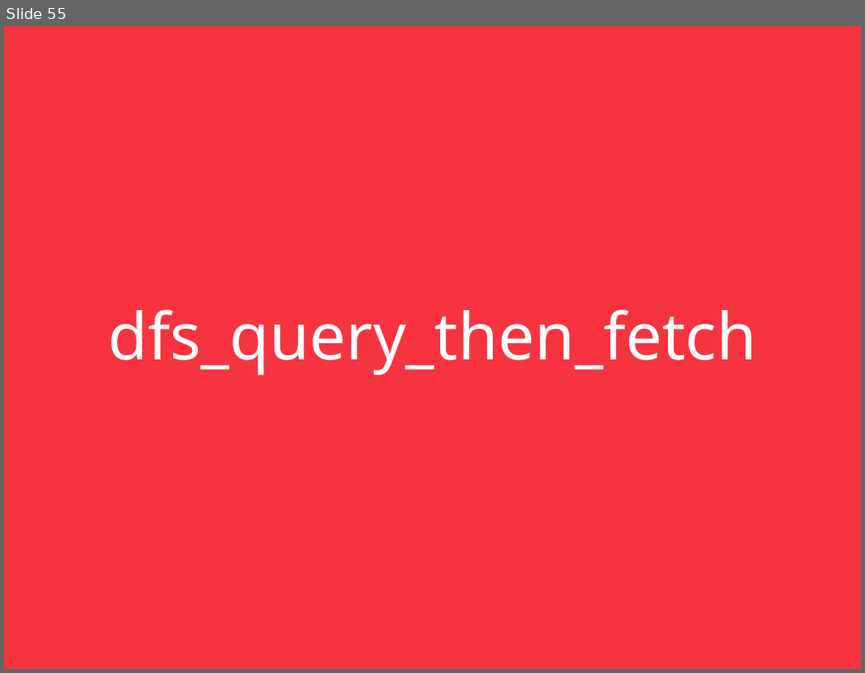
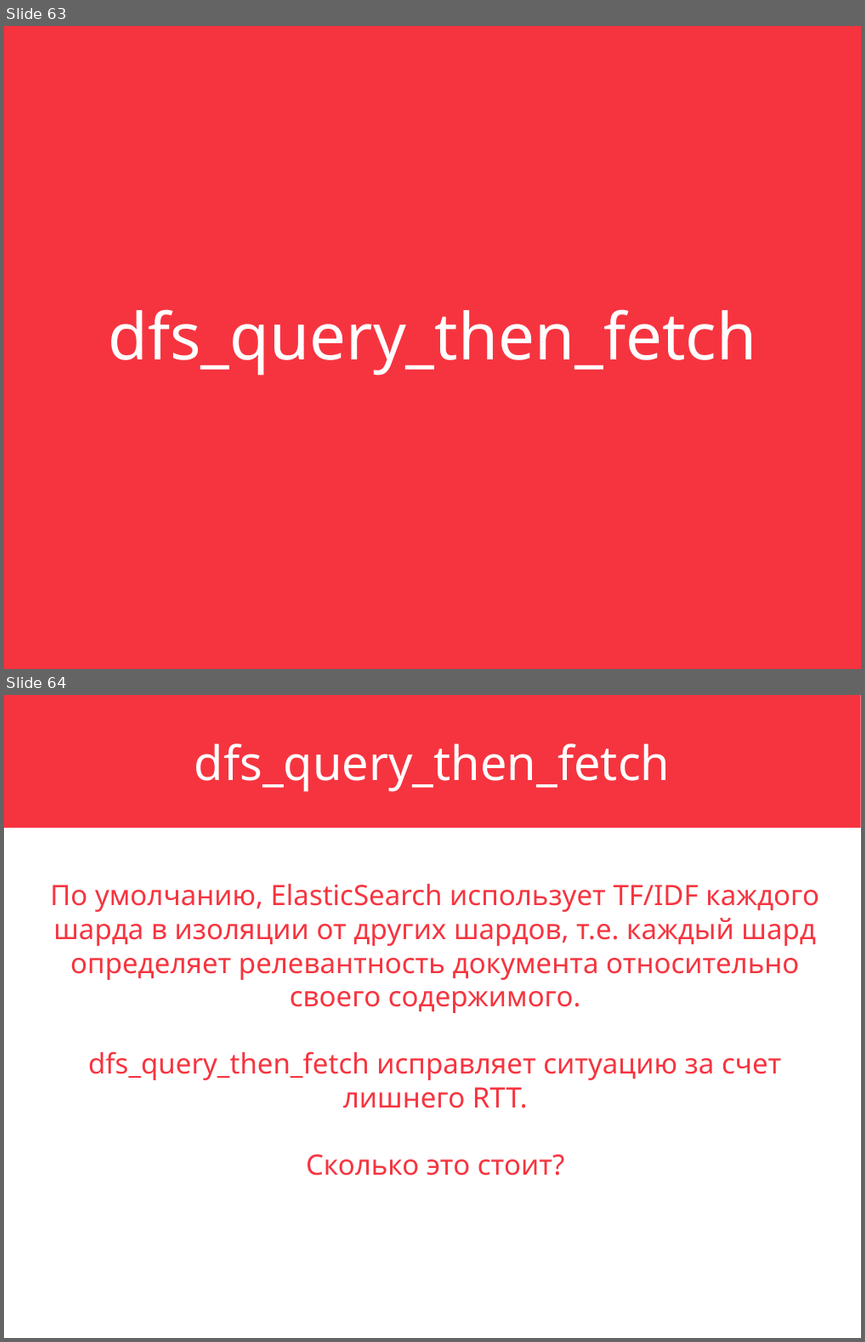
Before and after one commit to ayte-io/slides, a slide deck: src/etki/2018/12/elasticsearch-inside-out/elasticsearch-inside-out.pptx. Shown one above the other, each under a label of ours: slide 55 before the commit, slides 63 and 64 after it. The pictures are 865x673 and 865x1342 pixels, drawn with LibreOffice and Linux fonts; fonts in the diff are those of the drawing. Boxes give left, top, right and bottom in pixels: in the first picture for what was removed or moved away, otherwise in the second. Text is boxed around its words. In the diff, an @@ line names an element or a change of style, - is before the commit and + after.

```diff
--- a/src/etki/2018/12/elasticsearch-inside-out/elasticsearch-inside-out.pptx
+++ b/src/etki/2018/12/elasticsearch-inside-out/elasticsearch-inside-out.pptx
@@ slide 64 added at (x1=4, y1=695, x2=861, y2=1338), background #FFFFFF @@
@@ rectangle added at (x1=4, y1=695, x2=861, y2=828), fill #F6343F, 44 pt, text #FFFFFF @@
+dfs_query_then_fetch
@@ text added at (x1=50, y1=884, x2=819, y2=1175), 26 pt, text #F6343F @@
+По умолчанию, ElasticSearch использует TF/IDF каждого шарда в изоляции от других шардов, т.е. каждый шард определяет релевантность документа относительно своего содержимого.
+dfs_query_then_fetch исправляет ситуацию за счет лишнего RTT.
+Сколько это стоит?
@@ what was slide 55 is now slide 63 @@
```
Also in this commit, not shown: 16 slides changed, 14 other slides added, 6 slides removed, 22 other files.
